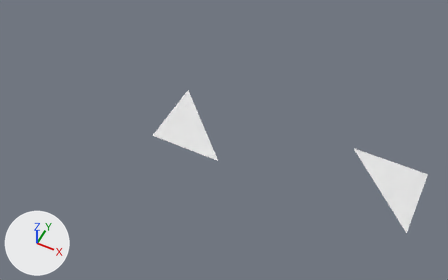
The Blender file infrastructure/airports/extra_bits.blend: old version first, new version second.
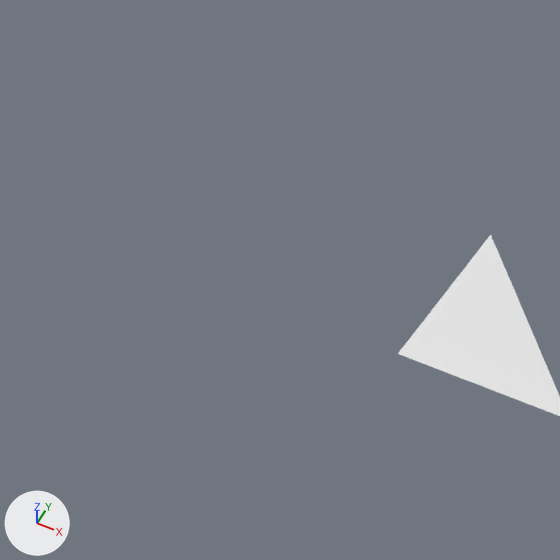
Each version is shown from a 50 mm camera at (-34.21, -10.25, 12.46) aimed at (-39.76, 0.84, -1.4), then close up on the part from 0% to 48% of the width and 0% to 77% of the height. Lighting does not change. The marker at lower left points along +X, +Y and +Z.
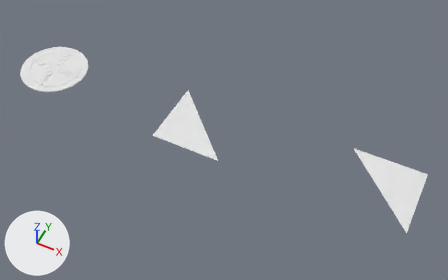
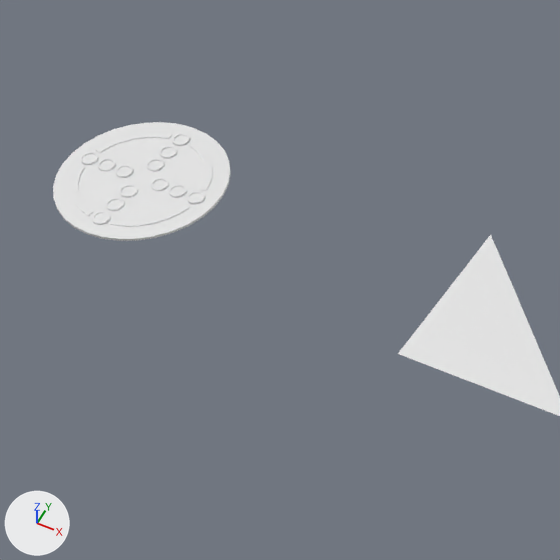
Location of each change, [x1, y1, x2, y2] in pixels of the close-ups (560 x 560 px):
'Circle', added
    after: [53, 122, 231, 241]
'Circle.001', added
    after: [71, 133, 213, 226]
'Cylinder.009', added
    after: [92, 133, 190, 225]
    faces in mat_paint_yellow: [94, 135, 188, 222]
    faces in mat_concrete_greymid: [92, 133, 190, 225]
'Cylinder.008', added
    after: [80, 152, 205, 204]
    faces in mat_paint_yellow: [82, 154, 203, 202]
    faces in mat_concrete_greymid: [80, 152, 205, 204]

What the commit changed:
Mesh me_circle is new.
It is a 32-sided cylinder along z spanning x -1.0..1.0, y -1.0..1.0, z 0.0..0.03.
It uses material mat_tarmac_dark.
Mesh me_circle_001 is new.
It has 112 vertices, 104 faces and spans x -0.78..0.78, y -0.78..0.78, z 0.03..0.04.
It uses material mat_paint_white.
Mesh me_cylinder_001 is new.
It has 768 vertices, 588 faces and spans x -1.0..1.0, y -8.5..8.5, z 0.0..0.2.
Faces by material slot: [582, 6].
It uses material mat_concrete_greymid.
It uses material mat_paint_yellow.
Object 'Circle' (ob_circle) is new; it shows me_circle.
Its location is (-45.0, 0.0, 0.0).
Object 'Circle.001' (ob_circle_001) is new; it shows me_circle_001.
Its location is (-45.0, 0.0, 0.0).
Object 'Cylinder.008' (ob_cylinder_008) is new; it shows me_cylinder_001.
Its location is (-45.0, 0.0, 0.03).
Its rotation in degrees is (0, 0, 90).
Its scale is (0.1, 0.1, 0.1).
Object 'Cylinder.009' (ob_cylinder_009) is new; it shows me_cylinder_001.
Its location is (-45.0, 0.0, 0.03).
Its scale is (0.1, 0.1, 0.1).
